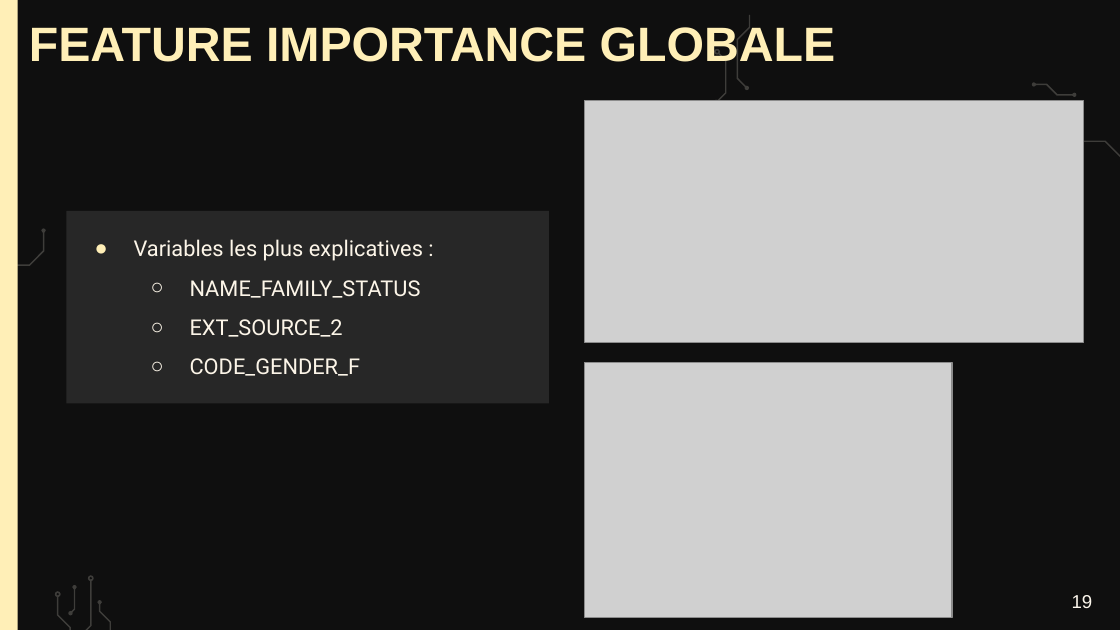
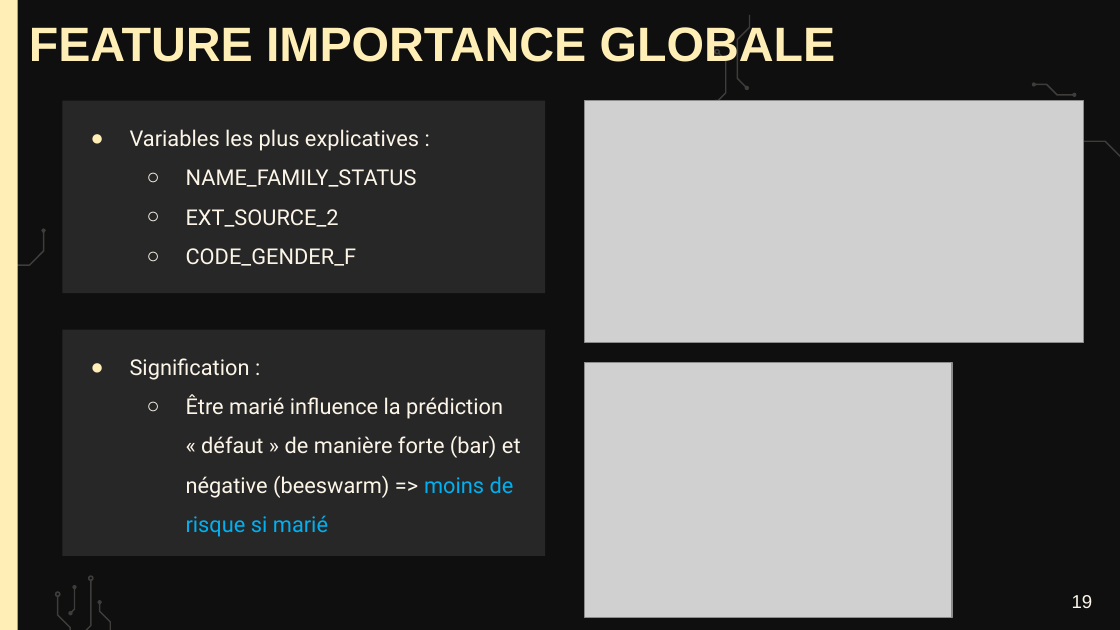
Before and after one commit to webew/api-oc-projet7, a slide deck: slide 19 of Fillion_Bertrand_6_presentation_022026.pptx. Drawn at 1120x630 pixels with LibreOffice and Linux fonts; fonts in the diff are those of the drawing; grey boxes stand for pictures; background and template pictures are left out. Boxes give left, top, right and bottom in pixels: in the first picture for what was removed or moved away, otherwise in the second. Text is boxed around its words. In the diff, an @@ line names an element or a change of style, - is before the commit and + after.

```diff
--- a/Fillion_Bertrand_6_presentation_022026.pptx
+++ b/Fillion_Bertrand_6_presentation_022026.pptx
@@ rectangle "Variables les plus explicatives :": place and size @@
-rectangle "Variables les plus explicatives :" at (66, 211, 549, 403)
+rectangle "Variables les plus explicatives :" at (63, 101, 545, 293)
@@ rectangle added at (63, 329, 545, 556), fill #272727, 14 pt, text #FCF5E8 @@
+● Signification :
+  ○ Être marié influence la prédiction « défaut » de manière forte (bar) et négative (beeswarm) => moins de risque si marié
```
Also in this commit, not shown: 2 other slides changed, 4 other files.
